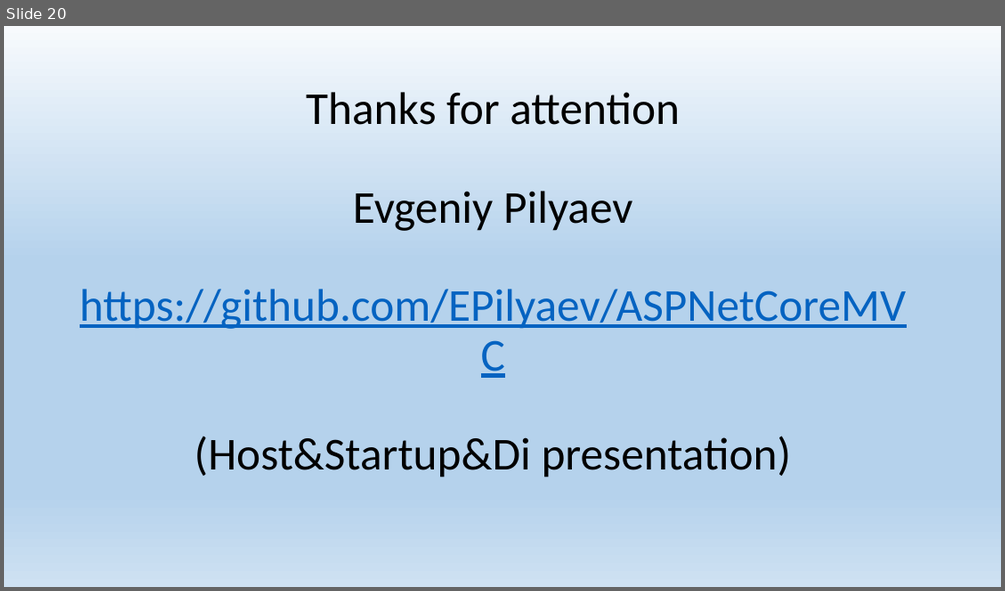
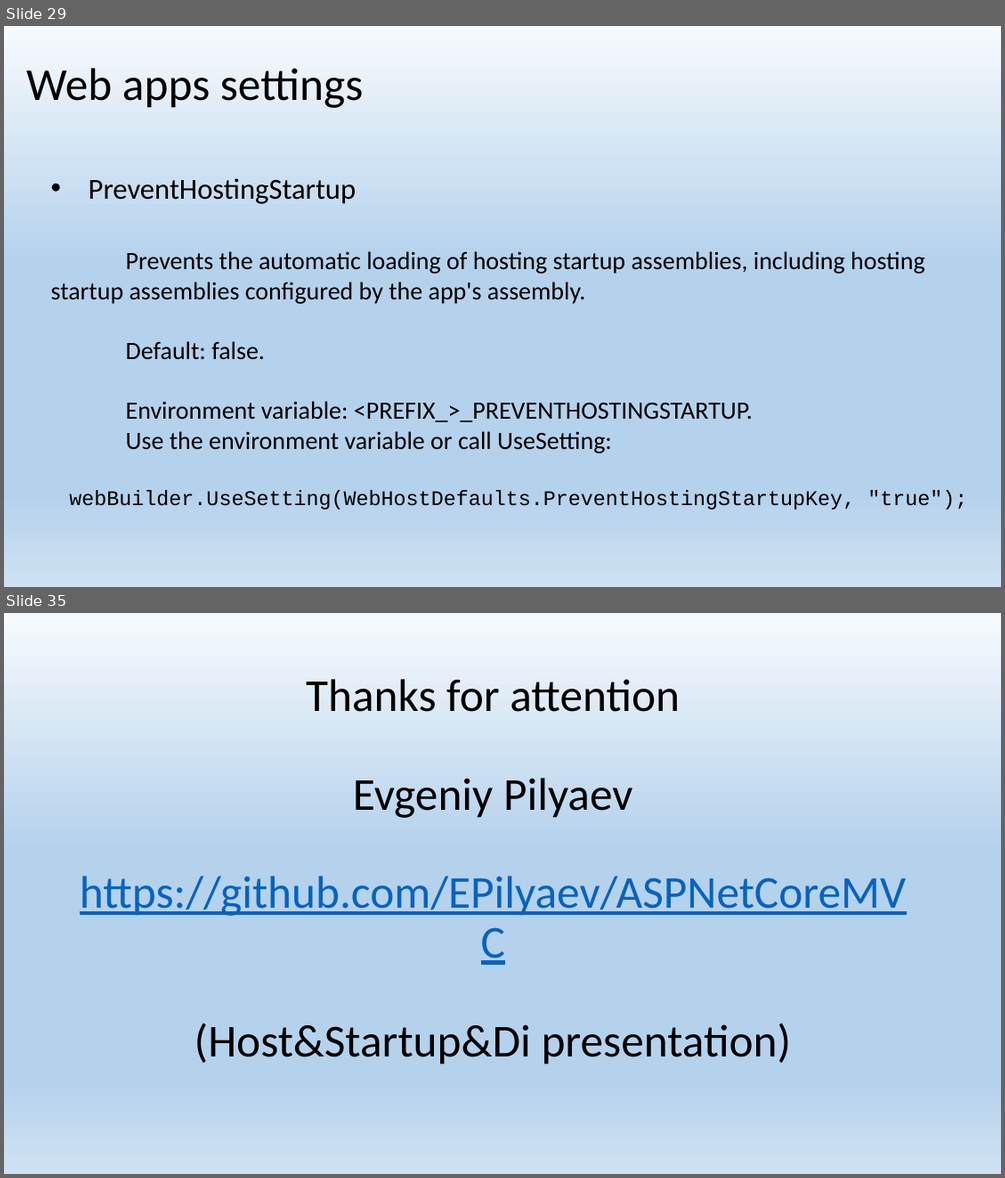
Before and after one commit to EPilyaev/ASPNetCoreMVC, a slide deck: Host&Startup&Di.pptx. Shown one above the other, each under a label of ours: slide 20 before the commit, slides 29 and 35 after it; the slides between them are not shown. The pictures are 1005x591 and 1005x1178 pixels, drawn with LibreOffice and Linux fonts; fonts in the diff are those of the drawing. Boxes give left, top, right and bottom in pixels: in the first picture for what was removed or moved away, otherwise in the second. Text is boxed around its words. In the diff, an @@ line names an element or a change of style, - is before the commit and + after.

Commit message:
Add Host configuration - Web app settings slides

```diff
--- a/Host&Startup&Di.pptx
+++ b/Host&Startup&Di.pptx
@@ slide 29 added at box(4, 26, 1001, 587), background gradient #F7FAFD to #B5D2EC to #CEE1F2 @@
@@ title added at box(26, 68, 363, 108), 44 pt, text #000000 @@
+Web apps settings
@@ text added at box(51, 178, 967, 509), 24 pt, text #000000 @@
+• PreventHostingStartup
+Prevents the automatic loading of hosting startup assemblies, including hosting startup assemblies configured by the app's assembly.
+Default: false.
+Environment variable: <PREFIX_>_PREVENTHOSTINGSTARTUP.
+Use the environment variable or call UseSetting:
+webBuilder.UseSetting(WebHostDefaults.PreventHostingStartupKey, "true");
@@ what was slide 20 is now slide 35 @@
```
Also in this commit, not shown: 2 slides changed, 15 other slides added, 1 slide removed, 1 other file.
